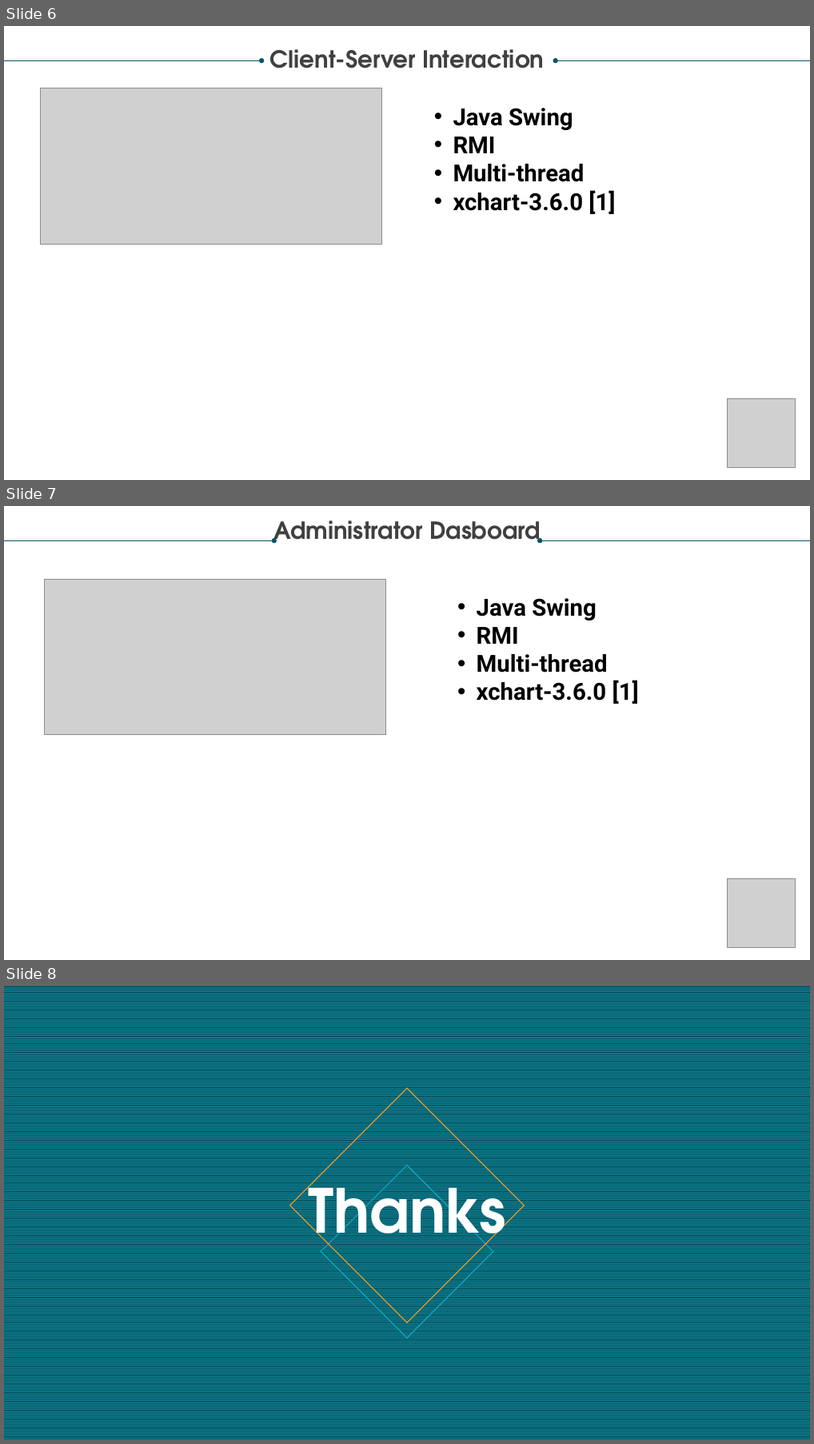
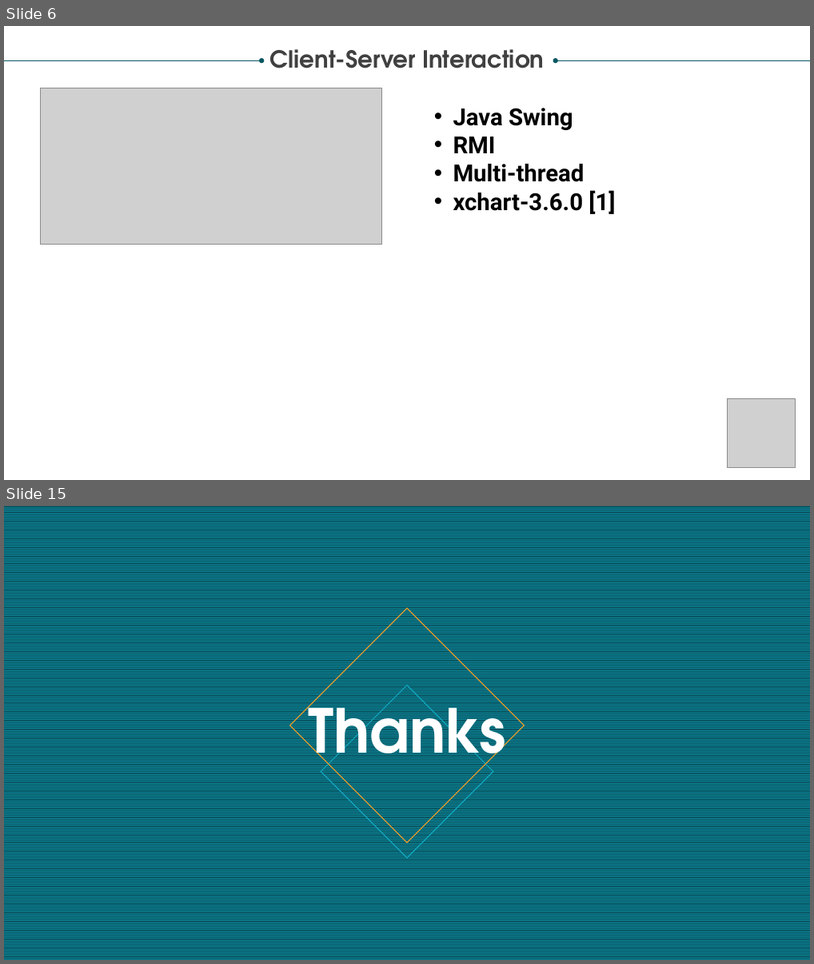
Before and after one commit to PippoGit/DistributedHashBreaker, a slide deck: Distributed Hash-breaker.pptx. Shown one above the other, each under a label of ours: slides 6, 7 and 8 before the commit, slides 6 and 15 after it; the slides between them are not shown. The pictures are 814x1444 and 814x964 pixels, drawn with LibreOffice and Linux fonts; fonts in the diff are those of the drawing; grey boxes stand for pictures. Boxes give left, top, right and bottom in pixels: in the first picture for what was removed or moved away, otherwise in the second. Text is boxed around its words. In the diff, an @@ line names an element or a change of style, - is before the commit and + after.

```diff
--- a/Distributed Hash-breaker.pptx
+++ b/Distributed Hash-breaker.pptx
@@ slide 7 removed at <box>4,506,810,960</box>, background #FFFFFF @@
@@ text removed at <box>274,520,541,544</box> @@
-Administrator Dasboard
@@ arrow removed from (4, 540) to (274, 540) @@
@@ arrow removed from (810, 540) to (540, 540) @@
@@ picture removed at <box>44,579,386,735</box> @@
@@ text removed at <box>477,598,639,704</box> @@
-• Java Swing
-• RMI
-• Multi-thread
-• xchart-3.6.0 [1]
@@ picture removed at <box>727,878,795,947</box> @@
@@ what was slide 8 is now slide 15 @@
```
Also in this commit, not shown: 1 slide changed, 8 slides added, 1 other file.
